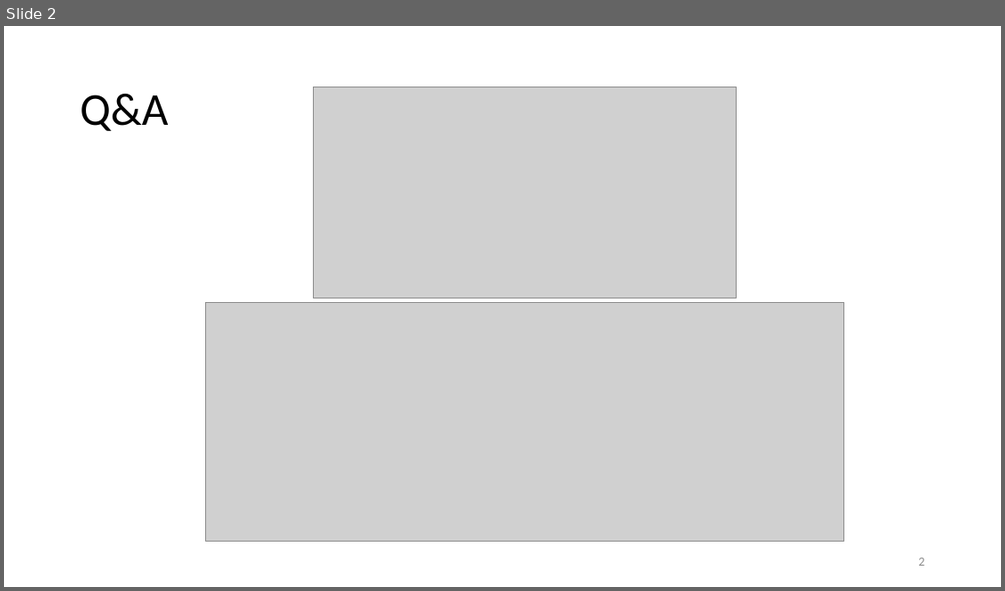
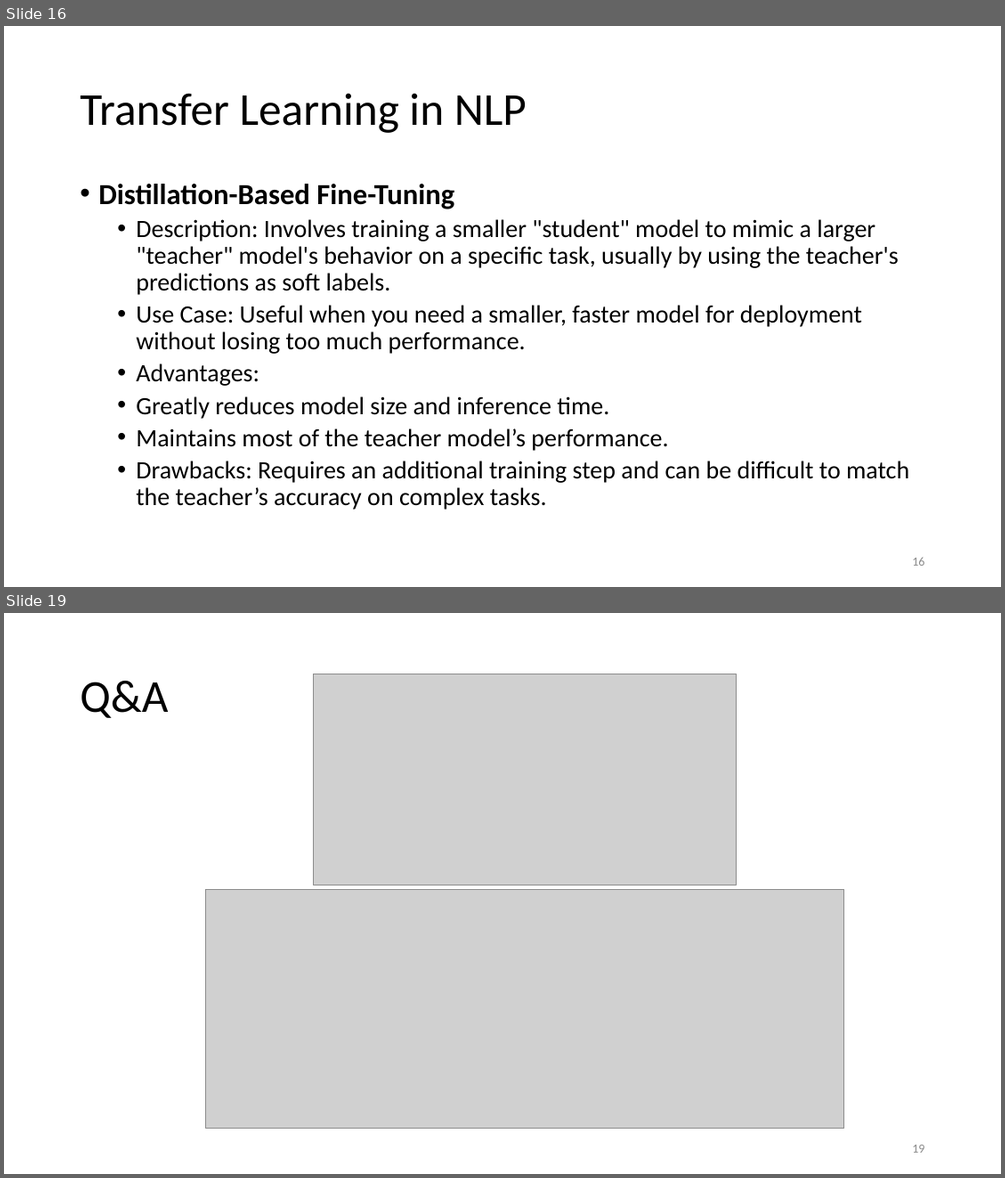
Before and after one commit to motazsaad/NLP-Seminar, a slide deck: slides/LLMs/Transfer learning (finetunning).pptx. Shown one above the other, each under a label of ours: slide 2 before the commit, slides 16 and 19 after it; the slides between them are not shown. The pictures are 1005x591 and 1005x1178 pixels, drawn with LibreOffice and Linux fonts; fonts in the diff are those of the drawing; grey boxes stand for pictures. Boxes give left, top, right and bottom in pixels: in the first picture for what was removed or moved away, otherwise in the second. Text is boxed around its words. In the diff, an @@ line names an element or a change of style, - is before the commit and + after.

```diff
--- a/slides/LLMs/Transfer learning (finetunning).pptx
+++ b/slides/LLMs/Transfer learning (finetunning).pptx
@@ slide 16 added at [4,26,1001,587], background #FFFFFF @@
@@ title added at [80,93,526,133], 44 pt, text #000000 @@
+Transfer Learning in NLP
@@ text added at [98,184,909,509], 24 pt, text #000000 @@
+• Distillation-Based Fine-Tuning
+  • Description: Involves training a smaller "student" model to mimic a larger "teacher" model's behavior on a specific task, usually by using the teacher's predictions as soft labels.
+  • Use Case: Useful when you need a smaller, faster model for deployment without losing too much performance.
+  • Advantages:
+  • Greatly reduces model size and inference time.
+  • Maintains most of the teacher model’s performance.
+  • Drawbacks: Requires an additional training step and can be difficult to match the teacher’s accuracy on complex tasks.
@@ page number added at [912,557,924,565], 12 pt, text #8C8C8C @@
+16
@@ what was slide 2 is now slide 19 @@
@@ page number at [912,1144,924,1152]: text changed @@
-2
+19
```
Also in this commit, not shown: 16 other slides added.
